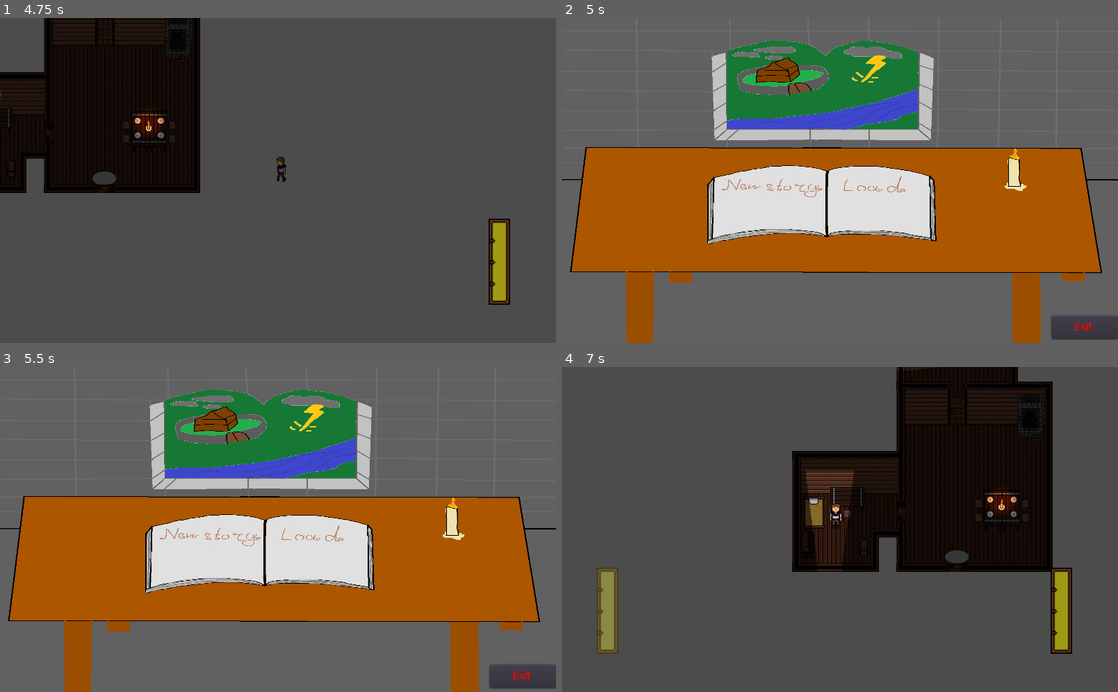
Above: before the commit, frames 1-4 (two rows, left to right).
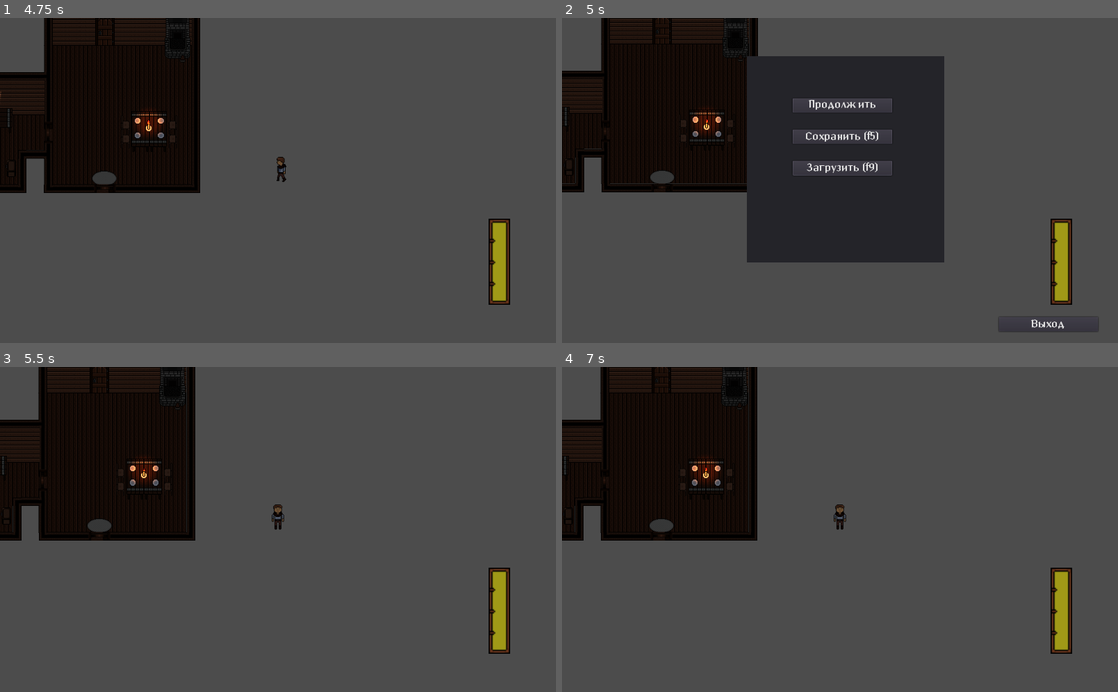
Above: after the commit, the same moments.

Repository: edem4ik322/Chronicum
Game: Godot game, scene res://scenes/menu.tscn
Same seed, same stepped clock (60 frames per second), same inputs: the game is played once before the commit and once after it.
Inputs (mouse positions are in pixels of both pictures, inside the frame that each line leads up to):
- Up to frame 1 (4.75 s): click (311, 187) at 0.5 s; tap Enter at 1.25 s; move the mouse to (400, 164) at 1.27 s; hold D (right) 1.28-2 s; hold ` (TELEPORT) 1.28-2 s; click (400, 164) at 1.42 s; tap Alt (alt) at 1.55, 4.55 s; drag from (166, 196) to (278, 83) at 2.02 s; tap Space (magic_button) at 2.75 s; move the mouse to (333, 109) at 2.77 s; hold D (right) 2.78-3.5 s; hold Space (magic_button) 2.78-3.5 s; click (333, 109) at 2.92 s; tap Shift (shift) at 3.05 s; drag from (250, 245) to (189, 177) at 3.52 s; move the mouse to (444, 229) at 4.27 s; hold A (left) from 4.28 s (still down); hold ` (TELEPORT) from 4.28 s (still down); click (444, 229) at 4.42 s
- Up to frame 2 (5 s): keep holding A (left); keep holding ` (TELEPORT); tap Escape (Pause) at 4.9 s
- Up to frame 3 (5.5 s): release A (left) at 5 s; release ` (TELEPORT) at 5 s; click (278, 454) at 5 s, where only the run after the commit has a clickable "Продолжить"
- Up to frame 4 (7 s): click (773, 536) at 5.77 s; click (751, 532) at 6.5 s, where only the run before the commit has a clickable "Yes"

Frame 1 is identical in both runs. In frame 2, 63% of the frame differs, in the area x 0-100%, y 0-100%; in frame 3, 61%; in frame 4, 42%.

Commit message:
3

Diff:
--- /dev/null
+++ b/scenes/Pause.tscn
@@ -0,0 +1,52 @@
+[gd_scene load_steps=3 format=2]
+
+[ext_resource path="res://style/theme/main_theme.tres" type="Theme" id=1]
+[ext_resource path="res://scripts/UI/Pause.gd" type="Script" id=2]
+
+[node name="Pause" type="Control"]
+script = ExtResource( 2 )
+
+[node name="Panel" type="Panel" parent="."]
+anchor_left = 0.5
+anchor_right = 0.5
+margin_left = 340.0
+margin_top = 70.0
+margin_right = 704.0
+margin_bottom = 451.0
+
+[node name="Button" type="Button" parent="Panel"]
+margin_left = 85.0
+margin_top = 77.5
+margin_right = 268.0
+margin_bottom = 104.5
+theme = ExtResource( 1 )
+text = "Продолжить"
+
+[node name="Save_Button" type="Button" parent="Panel"]
+margin_left = 85.0
+margin_top = 136.0
+margin_right = 268.0
+margin_bottom = 163.0
+theme = ExtResource( 1 )
+text = "Сохранить (f5)"
+
+[node name="Load_Button" type="Button" parent="Panel"]
+margin_left = 85.0
+margin_top = 194.0
+margin_right = 268.0
+margin_bottom = 221.0
+theme = ExtResource( 1 )
+text = "Загрузить (f9)"
+
+[node name="Exit_Button" type="Button" parent="."]
+margin_left = 804.0
+margin_top = 552.0
+margin_right = 987.0
+margin_bottom = 579.0
+theme = ExtResource( 1 )
+text = "Выход"
+
+[connection signal="pressed" from="Panel/Button" to="." method="_on_Button_pressed"]
+[connection signal="pressed" from="Panel/Save_Button" to="." method="_on_Save_Button_pressed"]
+[connection signal="pressed" from="Panel/Load_Button" to="." method="_on_Load_Button_pressed"]
+[connection signal="pressed" from="Exit_Button" to="." method="_on_Exit_Button_pressed"]
--- a/scenes/Player 1.tscn
+++ b/scenes/Player 1.tscn
@@ -25,6 +25,7 @@
 [ext_resource path="res://sprites/player/magic/fire/fire_cast_1.png" type="Texture" id=23]
 [ext_resource path="res://style/theme/main_theme.tres" type="Theme" id=24]
 [ext_resource path="res://scripts/shadow.gd" type="Script" id=25]
+[ext_resource path="res://scenes/Pause.tscn" type="PackedScene" id=26]
 
 [sub_resource type="CapsuleShape2D" id=3]
 radius = 2.99999
@@ -124,6 +125,9 @@
 texture_progress = ExtResource( 17 )
 fill_mode = 2
 
+[node name="Pause" parent="CanvasLayer" instance=ExtResource( 26 )]
+visible = false
+
 [node name="Hand" type="Node2D" parent="."]
 position = Vector2( 9, -15 )
 
--- a/scripts/Player 1.gd
+++ b/scripts/Player 1.gd
@@ -36,39 +36,40 @@
 	#Singleton.load_game()
 
 func _physics_process(_delta):
-	if $CanvasLayer/TextureProgress2.value!=100:
-		$CanvasLayer/TextureProgress2.value = $CanvasLayer/TextureProgress2.value+0.05
-	if Input.is_action_pressed("shift") and not Input.is_action_pressed("magic_button"):
-		$CanvasLayer/TextureProgress.modulate.a = move_toward(modulate.a, 1.0, _delta)
-		$CanvasLayer/TextureProgress.value = $CanvasLayer/TextureProgress.value-0.5
-		if $CanvasLayer/TextureProgress.value>0:
-			speed = 150
+	if Singleton.pause == false:
+		if $CanvasLayer/TextureProgress2.value!=100:
+			$CanvasLayer/TextureProgress2.value = $CanvasLayer/TextureProgress2.value+0.05
+		if Input.is_action_pressed("shift") and not Input.is_action_pressed("magic_button"):
+			$CanvasLayer/TextureProgress.modulate.a = move_toward(modulate.a, 1.0, _delta)
+			$CanvasLayer/TextureProgress.value = $CanvasLayer/TextureProgress.value-0.5
+			if $CanvasLayer/TextureProgress.value>0:
+				speed = 150
+			else:
+				speed = 100
+		elif Input.is_action_pressed("alt"):
+			speed = 50
+			$CanvasLayer/TextureProgress.value = $CanvasLayer/TextureProgress.value+0.4
 		else:
 			speed = 100
-	elif Input.is_action_pressed("alt"):
-		speed = 50
-		$CanvasLayer/TextureProgress.value = $CanvasLayer/TextureProgress.value+0.4
-	else:
-		speed = 100
-		$CanvasLayer/TextureProgress.value = $CanvasLayer/TextureProgress.value+0.2
+			$CanvasLayer/TextureProgress.value = $CanvasLayer/TextureProgress.value+0.2
 
-	var velocity = Vector2()
-	if Input.is_action_pressed("TELEPORT"):
-		$"../Player1".position = Singleton.mouse_pos
-	if not Input.is_action_pressed("magic_button"):
-		if Input.is_action_pressed("right"):
-			velocity.x += 1
-		if Input.is_action_pressed("left"):
-			velocity.x -= 1
-		if Input.is_action_pressed("down"):
-			velocity.y += 1
-		if Input.is_action_pressed("up"):
-			velocity.y -= 1
-		velocity = velocity.normalized() * speed
-		move_and_slide(velocity, Vector2.UP)
-	Singleton.hand_pos = $"../Player1/".position
-	Singleton.player_pos_x = $"../Player1".position.x
-	Singleton.player_pos_y = $"../Player1".position.y
+		var velocity = Vector2()
+		if Input.is_action_pressed("TELEPORT"):
+			$"../Player1".position = Singleton.mouse_pos
+		if not Input.is_action_pressed("magic_button"):
+			if Input.is_action_pressed("right"):
+				velocity.x += 1
+			if Input.is_action_pressed("left"):
+				velocity.x -= 1
+			if Input.is_action_pressed("down"):
+				velocity.y += 1
+			if Input.is_action_pressed("up"):
+				velocity.y -= 1
+			velocity = velocity.normalized() * speed
+			move_and_slide(velocity, Vector2.UP)
+		Singleton.hand_pos = $"../Player1/".position
+		Singleton.player_pos_x = $"../Player1".position.x
+		Singleton.player_pos_y = $"../Player1".position.y
 
 
 		#if is_network_master(): #проверяем, что мы управляем одним основным игроком
@@ -77,22 +78,23 @@
 		#move_and_slide(velocity, Vector2.UP)
 
 func _process(_delta):
-	if Input.is_action_pressed("magic_button"):
-		if not fire_called:
-			$AnimatedSprite.play("stay")
-		elif fire_called:
-			$AnimatedSprite.play("Fire")
-	else:
-		if Input.is_action_pressed("left"):
-			$AnimatedSprite.play("left")
-		elif Input.is_action_pressed("right"):
-			$AnimatedSprite.play("right")
-		elif Input.is_action_pressed("down"):
-			$AnimatedSprite.play("down")
-		elif Input.is_action_pressed("up"):
-			$AnimatedSprite.play("up")
+	if Singleton.pause == false:
+		if Input.is_action_pressed("magic_button"):
+			if not fire_called:
+				$AnimatedSprite.play("stay")
+			elif fire_called:
+				$AnimatedSprite.play("Fire")
 		else:
-			$AnimatedSprite.play("stay")
+			if Input.is_action_pressed("left"):
+				$AnimatedSprite.play("left")
+			elif Input.is_action_pressed("right"):
+				$AnimatedSprite.play("right")
+			elif Input.is_action_pressed("down"):
+				$AnimatedSprite.play("down")
+			elif Input.is_action_pressed("up"):
+				$AnimatedSprite.play("up")
+			else:
+				$AnimatedSprite.play("stay")
 
 
 func _input(event):
@@ -100,7 +102,12 @@
 		Singleton.mouse_pos = get_global_mouse_position()
 	if event is InputEventKey:
 		if event.is_action_pressed("esc"):
-			Singleton.change_scene("res://scenes/menu.tscn")
+			if Singleton.pause == false:
+				$CanvasLayer/Pause.show()
+				Singleton.pause = true
+			elif Singleton.pause == true:
+				$CanvasLayer/Pause.hide()
+				Singleton.pause = false
 		if event.is_action_pressed("f5"):
 			Singleton.f = 5
 			Singleton.save_game()
@@ -113,19 +120,19 @@
 			Singleton.load_game()
 			Singleton.f = 0
 
-
-		if Singleton.do_magic == true:
-			if Input.is_action_pressed("magic_button"):
-				if event.is_pressed():
-					if input_magic.size() >= max_input_magic:
-						input_magic.remove(0)
-					if event.scancode != KEY_SPACE:
-						input_magic.append(event.scancode)
-						check_skill_activation()
-						#print(input_magic)
-			else:
-				input_magic.clear()
-				check_skill_activation()
+		if Singleton.pause == false:
+			if Singleton.do_magic == true:
+				if Input.is_action_pressed("magic_button"):
+					if event.is_pressed():
+						if input_magic.size() >= max_input_magic:
+							input_magic.remove(0)
+						if event.scancode != KEY_SPACE:
+							input_magic.append(event.scancode)
+							check_skill_activation()
+							#print(input_magic)
+				else:
+					input_magic.clear()
+					check_skill_activation()
 
 
 func check_skill_activation():
--- /dev/null
+++ b/scripts/UI/Pause.gd
@@ -0,0 +1,22 @@
+extends Control
+
+
+func _ready():
+	pass
+
+
+func _on_Exit_Button_pressed():
+	Singleton.exit()
+
+
+func _on_Button_pressed():
+	hide()
+	Singleton.pause = false
+
+
+func _on_Save_Button_pressed():
+	Singleton.save_game()
+
+
+func _on_Load_Button_pressed():
+	Singleton.load_game()
--- a/scripts/singleton.gd
+++ b/scripts/singleton.gd
@@ -1,5 +1,6 @@
 extends Node
 
+var pause = false
 var config
 var path_to_save_file = "user://game.cfg"
 var location_now = "home"
@@ -21,6 +22,8 @@
 var tp :int = 0
 var help_1 :bool = false
 var help_2 :bool = false
+var weather = "clear"
+
 
 func ready():
 	OS.center_window()
@@ -62,6 +65,7 @@
 
 
 func load_game():
+	pause = false
 	config = ConfigFile.new()
 	config.load(path_to_save_file)
 
Not shown: 1 places in scenes/Player 1.tscn that only renumber resources
